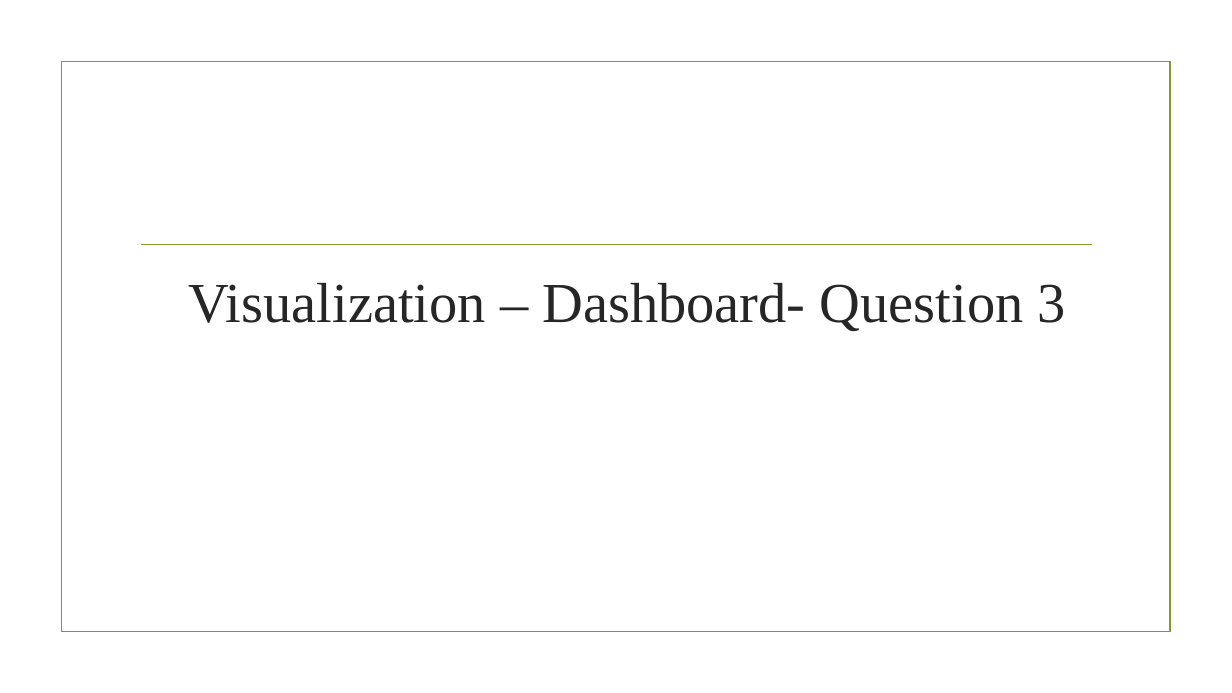
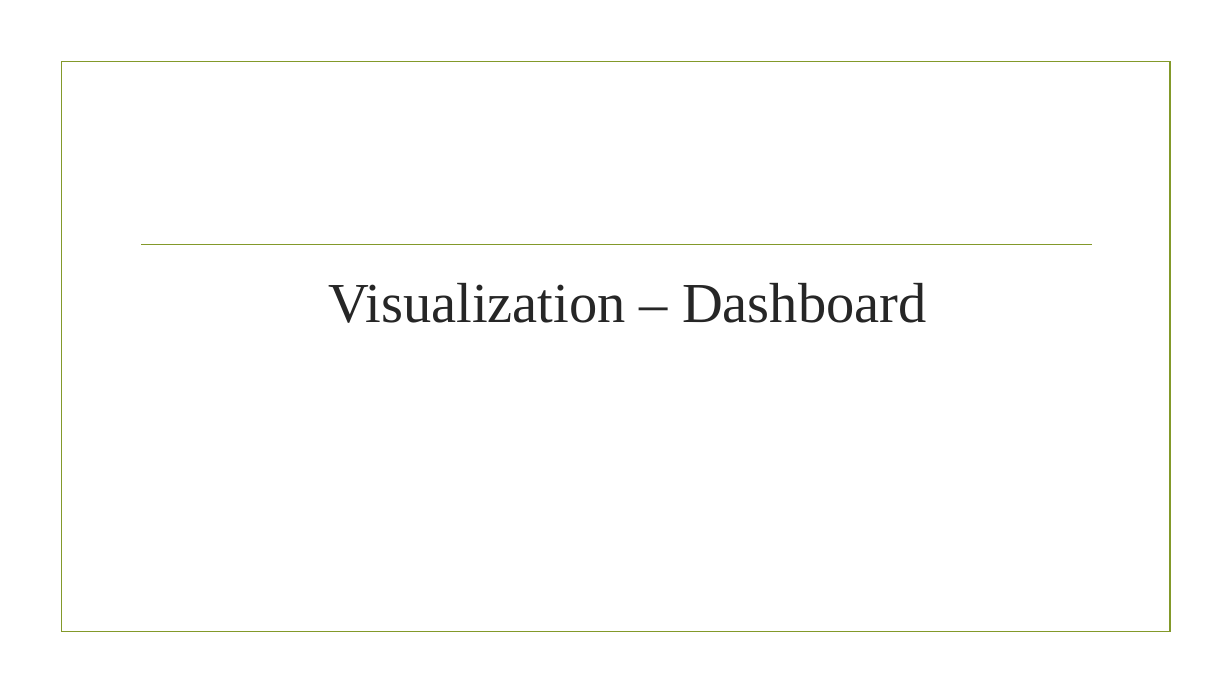
Before and after one commit to KrishnaCD93/DAAN-Capstone-Project, a slide deck: slide 31 of Capstone Presentation.pptx (slide 29 before the commit). Drawn at 1232x693 pixels with LibreOffice and Linux fonts; fonts in the diff are those of the drawing; background and template pictures are left out. Boxes give left, top, right and bottom in pixels: in the first picture for what was removed or moved away, otherwise in the second. Text is boxed around its words. In the diff, an @@ line names an element or a change of style, - is before the commit and + after.

```diff
--- a/Capstone Presentation.pptx
+++ b/Capstone Presentation.pptx
@@ title at <box>328,283,927,323</box>: text changed @@
-Visualization – Dashboard- Question 3
+Visualization – Dashboard
```
Also in this commit, not shown: 21 other slides changed, 2 slides added, 11 other files.
